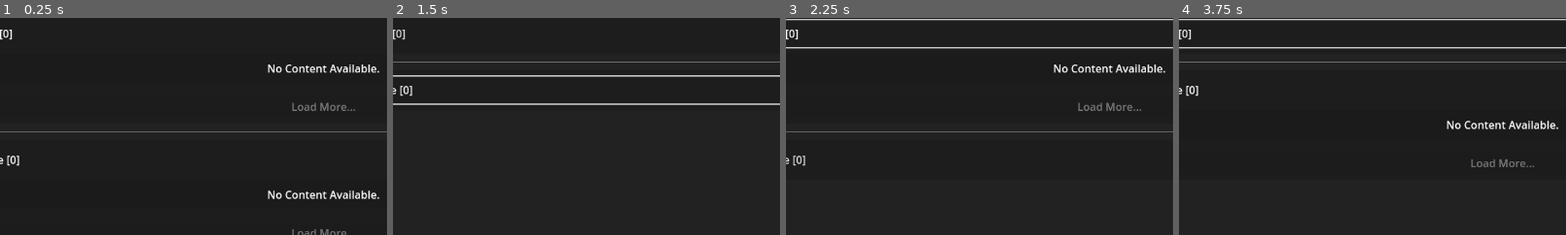
Above: before the commit, frames 1-4 (left to right).
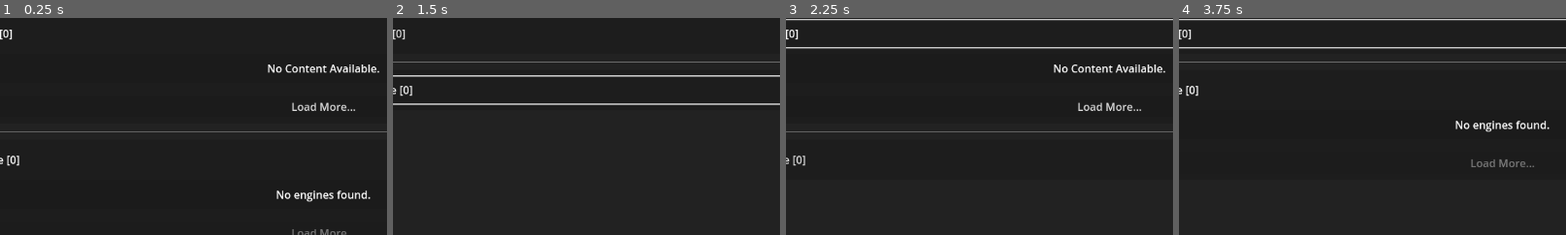
Above: after the commit, the same moments.

Repository: Namey5/godot-dashboard
Game: Godot game, scene res://interface.tscn
The game is run twice, just before and just after one commit, with the same random seed, the same clock (stepped at 60 frames per second) and the same inputs.
Inputs:
- Up to frame 1 (0.25 s): no input
- Up to frame 2 (1.5 s): click "Engines [0]" at 0.5 s; click "Available [0]" at 1.25 s
- Up to frame 3 (2.25 s): click "Engines [0]" at 2 s
- Up to frame 4 (3.75 s): click "Available [0]" at 2.75 s; click "Engines [0]" at 3.5 s
The pictures show only the part of the screen within x 8-58%, y 7-57%; the shares and areas given below are measured in that part.

The runs differ from the first frame. In frame 1, 1.0% of the frame differs, in the area x 69-98%, y 38-85%; in frame 2, nothing differs; in frame 3, 0.3%; in frame 4, 0.7%.

Commit message:
feat: implement pagination on releases list

Diff:
--- a/scenes/engine_list.tscn
+++ b/scenes/engine_list.tscn
@@ -51,7 +51,6 @@
 
 [node name="NextPageButton" type="Button" parent="MarginContainer/VBoxContainer/Content/VBoxContainer"]
 layout_mode = 2
-disabled = true
 text = "Load More..."
 
 [connection signal="toggled" from="MarginContainer/VBoxContainer/Header" to="MarginContainer/VBoxContainer/Content" method="set_visible"]
--- a/scenes/engines_tab.tscn
+++ b/scenes/engines_tab.tscn
@@ -38,4 +38,10 @@
 layout_mode = 2
 header_format = "Available [{0}]"
 
+[node name="Label" parent="MarginContainer/VBoxContainer/AvailableEngines/MarginContainer/VBoxContainer/Content/VBoxContainer/NoContentPanel/MarginContainer" index="0"]
+text = "No engines found."
+
 [connection signal="on_page_fetched" from="DownloadController/DownloadModel" to="DownloadController" method="_on_download_model_on_page_fetched"]
+[connection signal="pressed" from="MarginContainer/VBoxContainer/AvailableEngines/MarginContainer/VBoxContainer/Content/VBoxContainer/NextPageButton" to="DownloadController" method="_on_next_page_button_pressed"]
+
+[editable path="MarginContainer/VBoxContainer/AvailableEngines"]
--- a/scripts/controllers/download_controller.gd
+++ b/scripts/controllers/download_controller.gd
@@ -7,9 +7,26 @@
 
 
 func _ready() -> void:
-	model.fetch_next_page()
+	_on_next_page_button_pressed()
 
 
-func _on_download_model_on_page_fetched(success: bool) -> void:
+func _on_download_model_on_page_fetched(success: bool, new_releases: Array) -> void:
+	view.next_page_button.disabled = false
 	if success:
-		view.set_items(model.release_list)
+		view.add_items(new_releases)
+	else:
+		var popup := AcceptDialog.new()
+		popup.dialog_text = "Failed to fetch new releases."
+		popup.visible = true
+		popup.visibility_changed.connect(
+			func(visible: bool) -> void:
+				if not visible:
+					popup.queue_free()
+		)
+		add_child(popup)
+		popup.move_to_center()
+
+
+func _on_next_page_button_pressed() -> void:
+	view.next_page_button.disabled = true
+	model.fetch_next_page()
--- a/scripts/models/download_model.gd
+++ b/scripts/models/download_model.gd
@@ -1,14 +1,14 @@
 class_name DownloadModel
 extends Node
 
-signal on_page_fetched(success: bool)
+signal on_page_fetched(success: bool, new_releases: Array)
 
 const BASE_URL := "https://api.github.com/repos/godotengine/godot/releases?per_page={page_size}&page={page_id}"
 
 @export var results_per_page := 10
 
 var _request: HTTPRequest
-var _current_page := 0
+var _current_page := 1
 var _release_list := []
 
 var request_in_progress: bool:
@@ -28,11 +28,10 @@
 	_request.request_completed.connect(_on_request_completed)
 	add_child(_request)
 
-	var result := _request.request(BASE_URL.format({
-		"page_size": results_per_page,
-		"page_id": _current_page,
-	}))
+	var url := BASE_URL.format({ "page_size": results_per_page, "page_id": _current_page })
+	print("Sending request: ", url)
 
+	var result := _request.request(url)
 	if result == OK:
 		await _request.request_completed
 	else:
@@ -53,19 +52,19 @@
 	_headers: PackedStringArray,
 	body: PackedByteArray
 ) -> void:
-	var success := false
-	if result == HTTPRequest.RESULT_SUCCESS:
-		var body_string := body.get_string_from_utf8()
-		var json: Variant = JSON.parse_string(body_string)
-		if json != null or json is not Array:
-			print("Successfully fetched ", json.size(), " releases.")
-			_release_list.append_array(json)
-			success = true
-		else:
-			push_error("Failed to parse json: ", body_string)
-	else:
+	if result != HTTPRequest.RESULT_SUCCESS:
 		push_error("Request failed [result: ", result, ", code: ", response_code, "]")
+		on_page_fetched.emit(false, null)
+		return
 
-	on_page_fetched.emit(success)
-	for callback in on_page_fetched.get_connections():
-		on_page_fetched.disconnect(callback.callable)
+	var body_json := body.get_string_from_utf8()
+	var releases: Variant = JSON.parse_string(body_json)
+	if releases == null or releases is not Array:
+		push_error("Failed to parse json: ", body_json)
+		on_page_fetched.emit(false, null)
+		return
+
+	print("Successfully fetched ", releases.size(), " releases.")
+	_release_list.append_array(releases)
+	on_page_fetched.emit(true, releases)
+	_current_page += 1
--- a/scripts/views/engine_list_view.gd
+++ b/scripts/views/engine_list_view.gd
@@ -8,7 +8,7 @@
 @export var no_content_parent: Control
 @export var next_page_button: Button
 
-var _items: Array[EngineView] = []
+var _item_views: Array[EngineView] = []
 
 
 func _ready() -> void:
@@ -16,20 +16,24 @@
 
 
 func clear_items() -> void:
-	for item in _items:
-		item.queue_free()
-	_items.clear()
+	for view in _item_views:
+		view.queue_free()
+	_item_views.clear()
 
 	header.text = header_format.format([0])
 	no_content_parent.visible = true
 
 
-func set_items(items: Array) -> void:
-	clear_items()
-
-	header.text = header_format.format([items.size()])
-	no_content_parent.visible = items.is_empty()
-
+func add_items(items: Array) -> void:
 	for item in items:
 		var view := EngineView.create(item)
 		list_parent.add_child(view)
+		_item_views.append(view)
+
+	header.text = header_format.format([_item_views.size()])
+	no_content_parent.visible = _item_views.is_empty()
+
+
+func set_items(items: Array) -> void:
+	clear_items()
+	add_items(items)
--- a/scripts/views/engine_view.gd
+++ b/scripts/views/engine_view.gd
@@ -10,9 +10,12 @@
 @export var path: Label
 @export var delete_button: Button
 
+var _model: Variant
+
 
 static func create(model: Variant) -> EngineView:
 	var view := SCENE_ASSET.instantiate()
+	view._model = model
 	view.version.text = "Godot %s" % model.tag_name
 	view.path.text = model.url
 	return view
